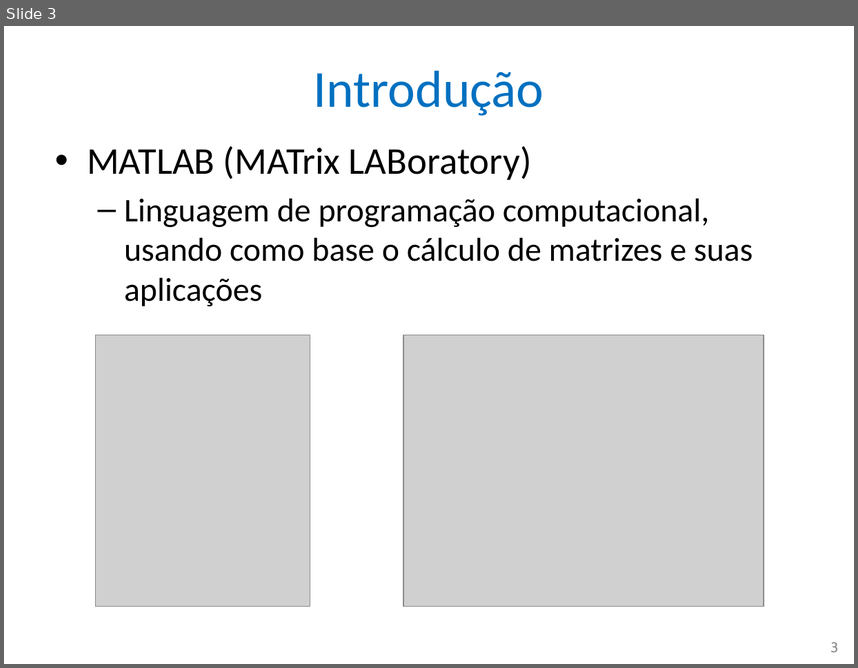
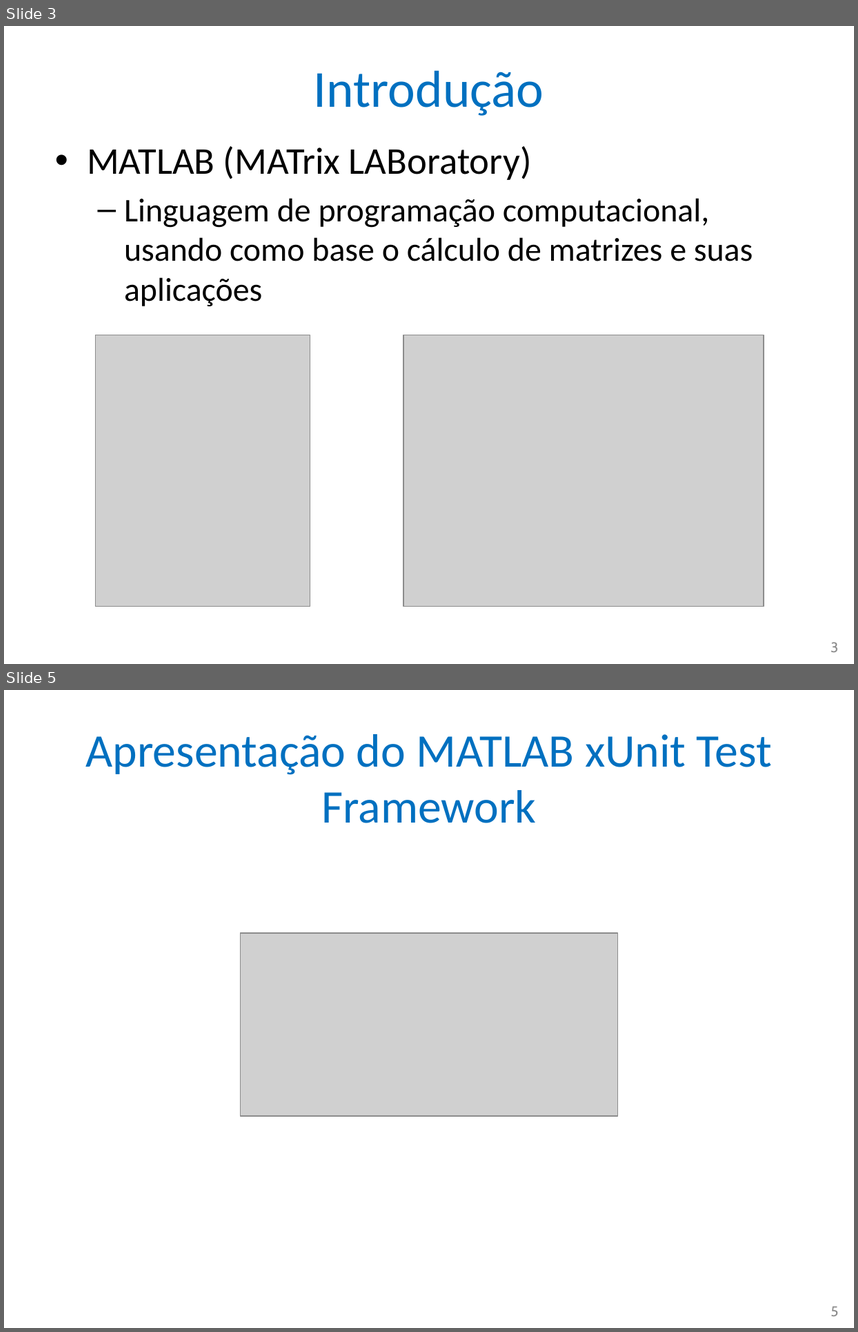
Before and after one commit to nascimentolwtn/INPE-CAP-385_DesenvolvimentoFrameworks, a slide deck: CAP385-00-Presentations/01-MATLAB xUnit Test Framework.pptx. Shown one above the other, each under a label of ours: slide 3 before the commit, slides 3 and 5 after it; the slides between them are not shown. The pictures are 858x668 and 858x1332 pixels, drawn with LibreOffice and Linux fonts; fonts in the diff are those of the drawing; grey boxes stand for pictures. Boxes give left, top, right and bottom in pixels: in the first picture for what was removed or moved away, otherwise in the second. Text is boxed around its words. In the diff, an @@ line names an element or a change of style, - is before the commit and + after.

```diff
--- a/CAP385-00-Presentations/01-MATLAB xUnit Test Framework.pptx
+++ b/CAP385-00-Presentations/01-MATLAB xUnit Test Framework.pptx
@@ slide 5 added at [4,690,854,1328], background #FFFFFF @@
@@ title added at [86,734,772,823], 39.6 pt, text #0070C0 @@
+Apresentação do MATLAB xUnit Test Framework
@@ picture added at [240,933,618,1116] @@
@@ page number added at [831,1305,838,1316], 12 pt, text #8C8C8C @@
+5
```
Also in this commit, not shown: 5 other slides added, 3 slides removed.
